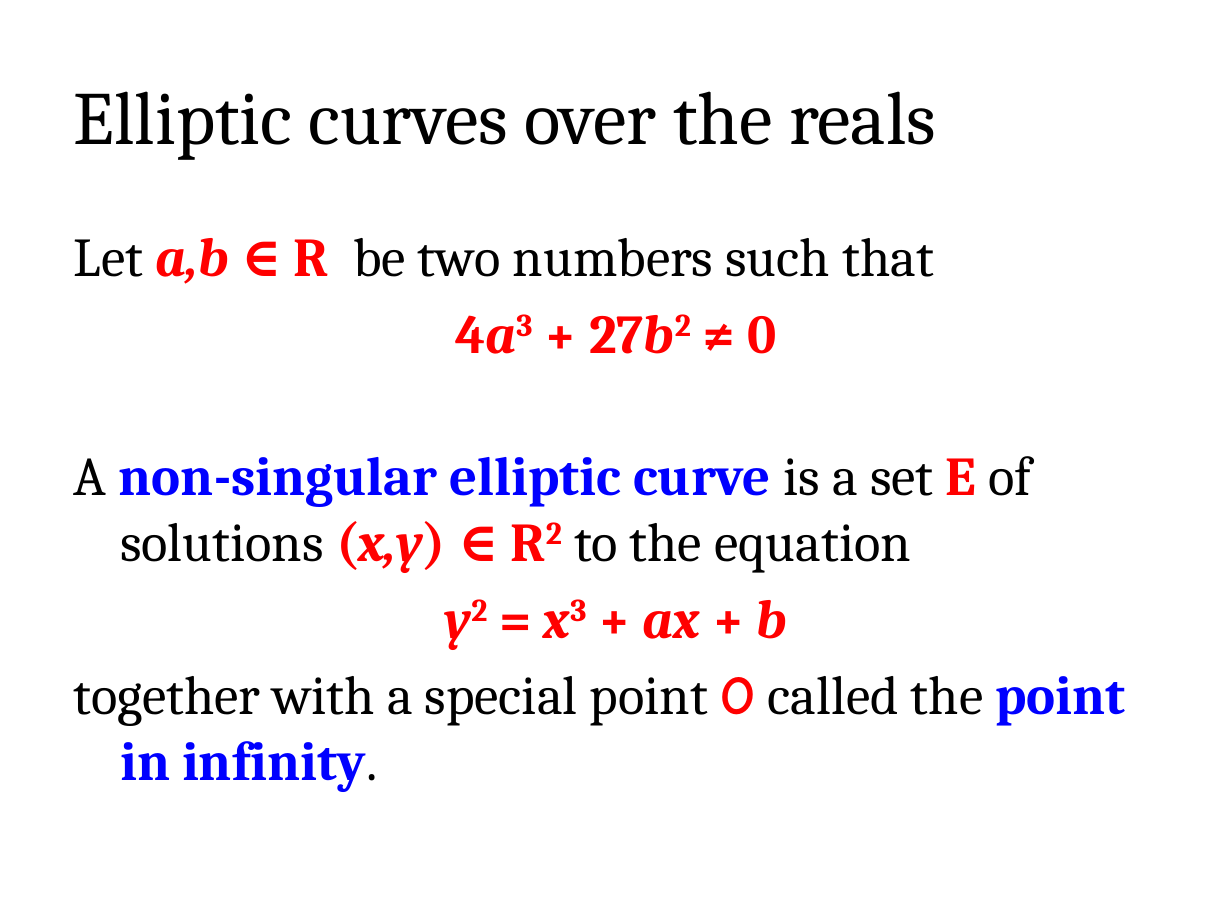
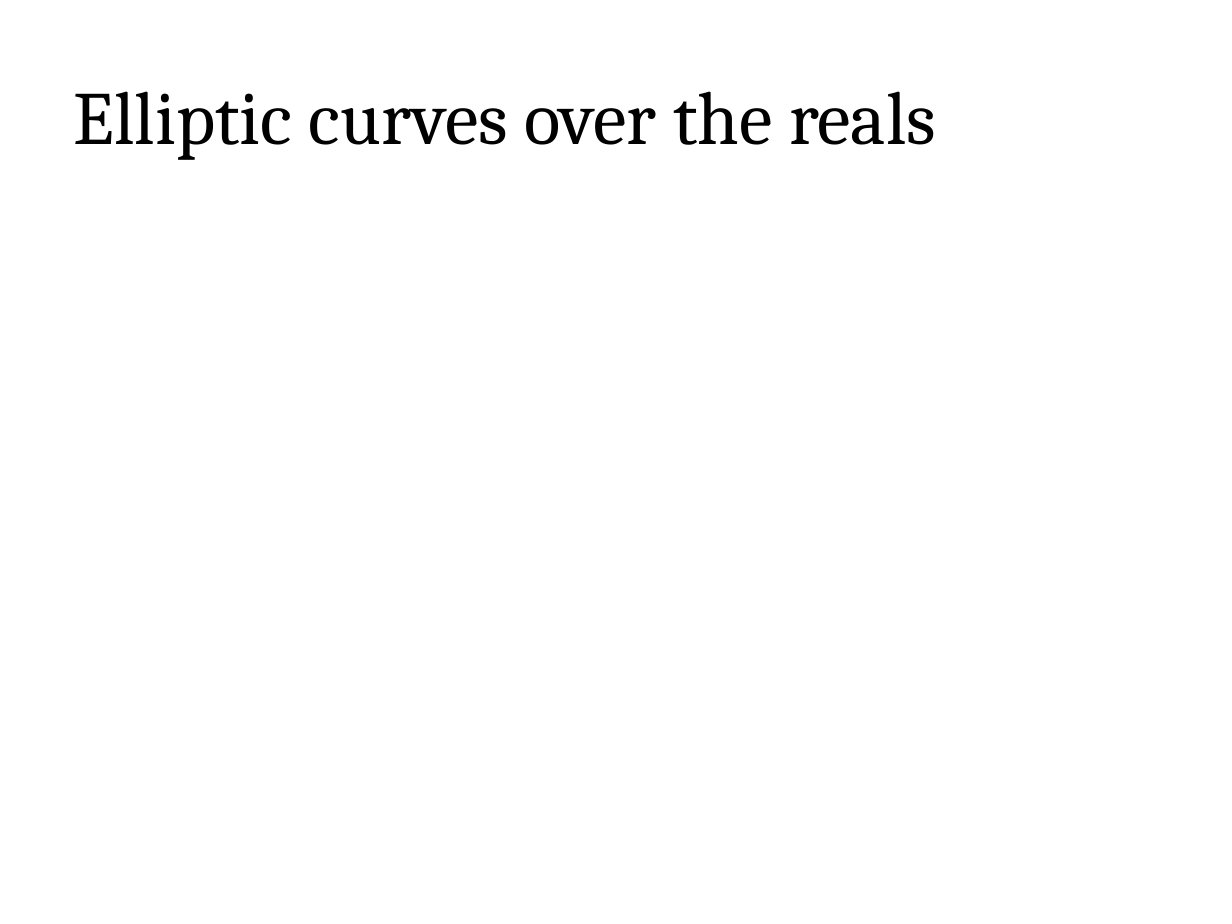
Before and after one commit to sdziembowski/cryptography-I-2025, a slide deck: slide 122 of Slides/chapter06.pptx. Drawn at 1232x924 pixels with LibreOffice and Linux fonts; fonts in the diff are those of the drawing; grey boxes stand for pictures. Boxes give left, top, right and bottom in pixels: in the first picture for what was removed or moved away, otherwise in the second. Text is boxed around its words. In the diff, an @@ line names an element or a change of style, - is before the commit and + after.

```diff
--- a/Slides/chapter06.pptx
+++ b/Slides/chapter06.pptx
@@ text removed at [74, 238, 1126, 792] @@
-Let a,b ∈ R be two numbers such that
-4a3 + 27b2 ≠ 0
-A non-singular elliptic curve is a set E of solutions (x,y) ∈ R2 to the equation
-y2 = x3 + ax + b
-together with a special point O called the point in infinity.
```
Also in this commit, not shown: 1 other slide changed, 4 other files.
